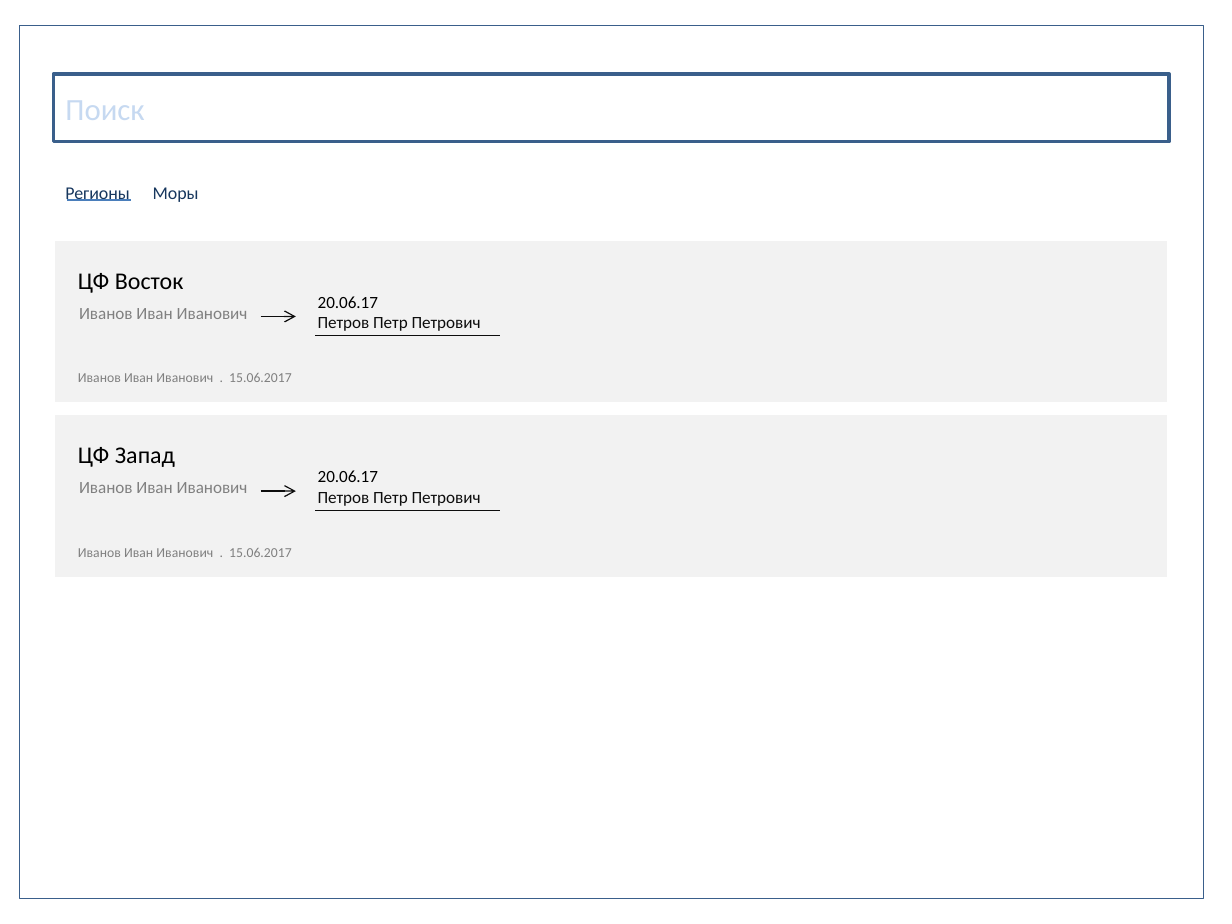
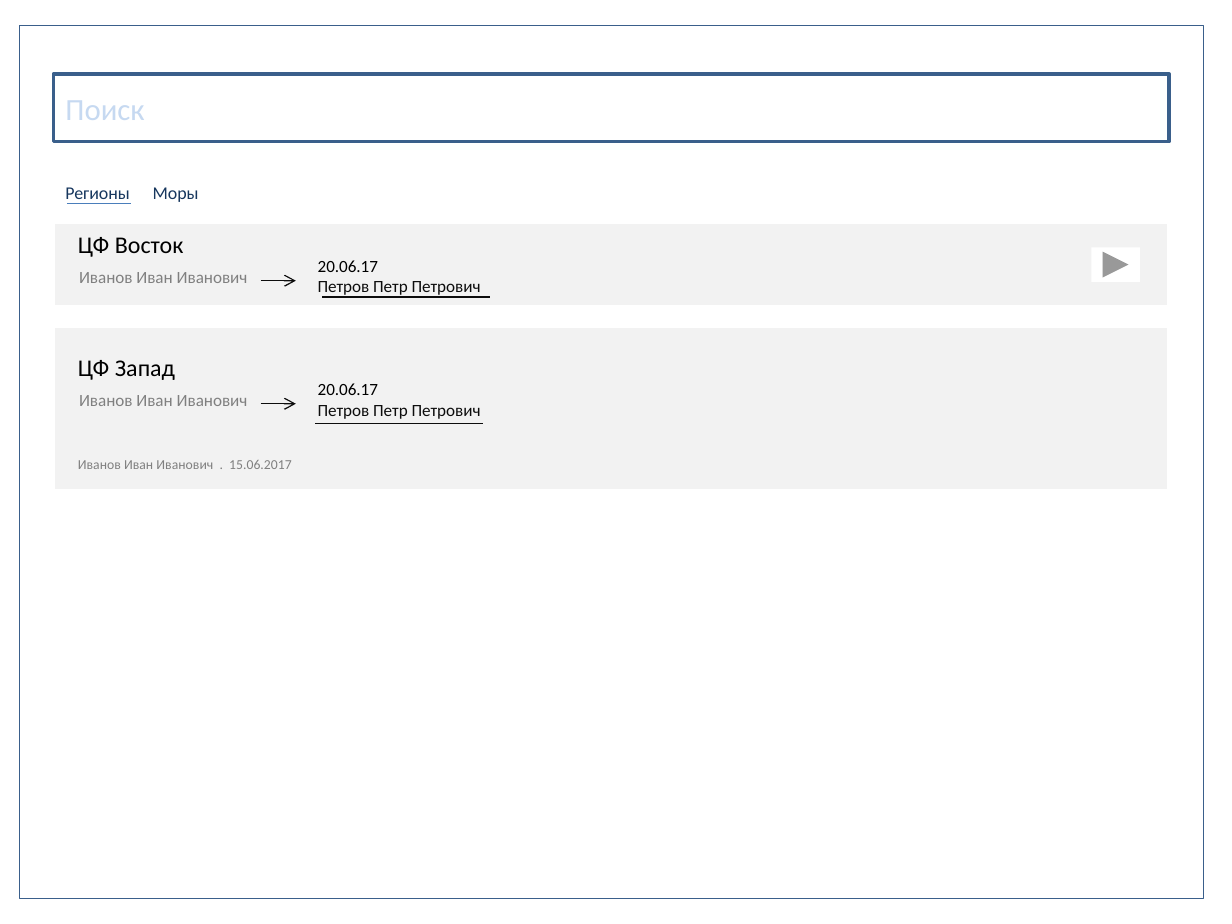
Before and after one commit to Explomat/x5__manage_mors, a slide deck: slide 1 of prototype.pptx. Drawn at 1232x924 pixels with LibreOffice and Linux fonts; fonts in the diff are those of the drawing. Boxes give left, top, right and bottom in pixels: in the first picture for what was removed or moved away, otherwise in the second. Text is boxed around its words. In the diff, an @@ line names an element or a change of style, - is before the commit and + after.

```diff
--- a/prototype.pptx
+++ b/prototype.pptx
@@ line moved from (67, 200) - (131, 200) to (67, 203) - (131, 203) @@
@@ rectangle: place and size @@
-rectangle at bbox=[53, 239, 1169, 404]
+rectangle at bbox=[53, 223, 1169, 307]
@@ action button forward next added at bbox=[1092, 248, 1140, 282], fill #FFFFFF @@
@@ 3 texts, 1 arrow: place and size @@
-3 texts, 1 arrow at bbox=[78, 273, 481, 331]
+3 texts, 1 arrow at bbox=[78, 237, 481, 298]
@@ line moved from (315, 336) - (500, 336) to (323, 297) - (490, 297) @@
@@ text "ЦФ Запад": place and size @@
-text "ЦФ Запад" at bbox=[78, 447, 175, 467]
+text "ЦФ Запад" at bbox=[78, 360, 175, 380]
@@ text removed at bbox=[78, 373, 292, 382] @@
-Иванов Иван Иванович . 15.06.2017
@@ text "20.06.17": place and size @@
-text "20.06.17" at bbox=[318, 470, 481, 506]
+text "20.06.17" at bbox=[318, 383, 481, 419]
@@ 2 texts, 1 rectangle, 1 arrow: place and size @@
-2 texts, 1 rectangle, 1 arrow at bbox=[53, 414, 1169, 579]
+2 texts, 1 rectangle, 1 arrow at bbox=[53, 326, 1169, 492]
@@ line moved from (315, 510) - (500, 510) to (315, 424) - (483, 424) @@
```
Also in this commit, not shown: 1 other slide changed, 2 slides added, 48 other files.
